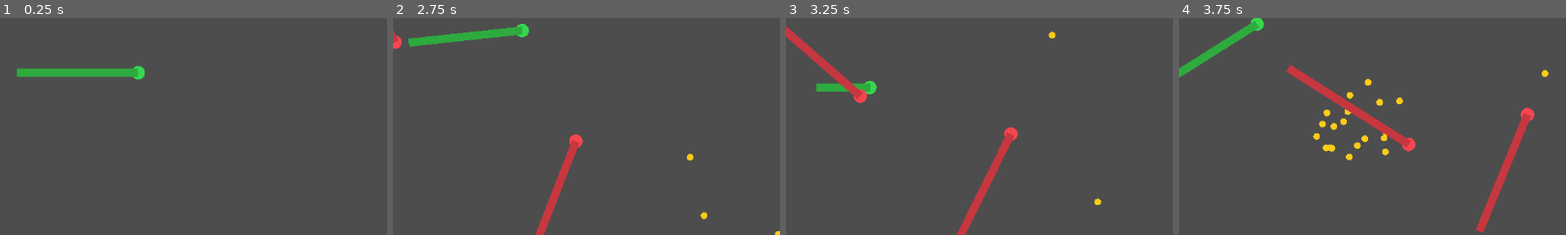
Above: before the commit, frames 1-4 (left to right).
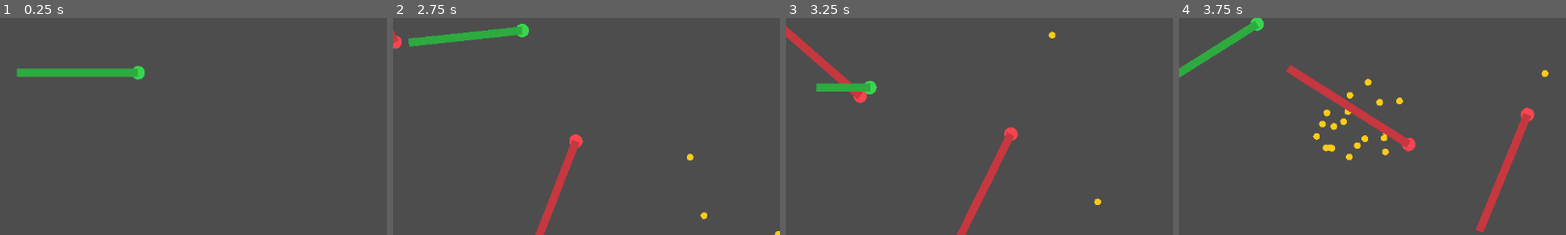
Above: after the commit, the same moments.

Repository: Jlu-waterbrother/snake_combat
Game: Godot game, scene res://scenes/main/main.tscn
Same seed, same stepped clock (60 frames per second), same inputs: the game is played once before the commit and once after it.
Inputs:
- Up to frame 1 (0.25 s): no input
- Up to frame 2 (2.75 s): tap Enter at 0.5 s; hold Shift (boost) 0.53-1.28 s; hold D (turn_right) 0.53-2.03 s; tap Shift (boost) at 1.35 s; hold A (turn_left) from 2.03 s (still down); hold Shift (boost) from 2.03 s (still down)
- Up to frame 3 (3.25 s): keep holding A (turn_left); release Shift (boost) at 2.78 s; tap Shift (boost) at 2.85 s
- Up to frame 4 (3.75 s): keep holding A (turn_left); hold Shift (boost) from 3.53 s (still down)
The pictures show only the part of the screen within x 36-86%, y 37-87%; the shares and areas given below are measured in that part.

Frames 1-2 are identical in both runs. In frame 3, 0.1% of the frame differs, in the area x 14-21%, y 29-35%; in frame 4, nothing differs.

Commit message:
feat: 实现难度曲线与生命节奏（Round 6）
- 增加动态难度等级与敌蛇数量联动
- 通过分数提升AI侵略与加速权重
- 引入玩家生命与重生/结束流程
- 提升镜头跟随速度以匹配后期节奏

Co-authored-by: Copilot <223556219+Copilot@users.noreply.github.com>

Diff:
--- a/resources/config/default_ai_config.tres
+++ b/resources/config/default_ai_config.tres
@@ -5,6 +5,9 @@
 [resource]
 script = ExtResource("1")
 enemy_count = 6
+max_enemy_count = 10
+score_per_difficulty_level = 20
+max_difficulty_level = 5
 vision_radius = 540.0
 aggression = 0.45
 boost_probability = 0.12
--- a/scripts/config/ai_config.gd
+++ b/scripts/config/ai_config.gd
@@ -2,6 +2,9 @@
 class_name AIConfig
 
 @export var enemy_count: int = 6
+@export var max_enemy_count: int = 10
+@export var score_per_difficulty_level: int = 20
+@export var max_difficulty_level: int = 5
 @export var vision_radius: float = 540.0
 @export var aggression: float = 0.45
 @export var boost_probability: float = 0.12
--- a/scripts/managers/snake_manager.gd
+++ b/scripts/managers/snake_manager.gd
@@ -32,6 +32,8 @@
 var _target_enemy_count: int = 0
 var _next_enemy_index: int = 1
 var _food_manager: Node2D
+var _aggression_scale: float = 1.0
+var _boost_scale: float = 1.0
 
 func _ready() -> void:
 	_rng.randomize()
@@ -59,9 +61,11 @@
 	return snake_id
 
 func spawn_enemy_snakes(count: int) -> void:
+	set_target_enemy_count(count)
+
+func set_target_enemy_count(count: int) -> void:
 	_target_enemy_count = max(count, 0)
-	while _enemy_ids.size() < _target_enemy_count:
-		_spawn_next_enemy()
+	_sync_enemy_count()
 
 func set_movement_config(config: Resource) -> void:
 	movement_config = config
@@ -78,6 +82,10 @@
 func set_world_radius(radius: float) -> void:
 	world_radius = max(radius, 200.0)
 
+func set_ai_difficulty_scalars(aggression_scale: float, boost_scale: float) -> void:
+	_aggression_scale = clamp(aggression_scale, 0.5, 2.0)
+	_boost_scale = clamp(boost_scale, 0.5, 2.0)
+
 func apply_food_gain(snake_id: StringName, amount: int) -> void:
 	if amount <= 0:
 		push_warning("Food gain amount must be positive.")
@@ -97,13 +105,14 @@
 		push_warning("Unknown snake_id for death event: %s" % snake_id)
 		return
 
+	var allow_mass_drop: bool = reason != &"despawned"
 	var was_enemy: bool = _enemy_ids.has(snake_id)
 	var drop_position: Vector2 = Vector2.ZERO
 	var drop_amount: int = 0
 	if _snake_nodes.has(snake_id):
 		var snake_node: Node2D = _snake_nodes[snake_id]
 		drop_position = snake_node.global_position
-		if snake_node.has_method("get_body_length"):
+		if allow_mass_drop and snake_node.has_method("get_body_length"):
 			var body_length_value: Variant = snake_node.call("get_body_length")
 			if body_length_value is float or body_length_value is int:
 				var growth_unit: float = max(growth_per_food, 1.0)
@@ -121,12 +130,12 @@
 		_enemy_targets.erase(snake_id)
 		_enemy_retarget_cooldown.erase(snake_id)
 
-	if drop_amount > 0:
+	if allow_mass_drop and drop_amount > 0:
 		snake_mass_dropped.emit(drop_position, drop_amount)
 
 	snake_died.emit(snake_id, reason)
 
-	if was_enemy and _enemy_ids.size() < _target_enemy_count:
+	if was_enemy and reason != &"despawned" and _enemy_ids.size() < _target_enemy_count:
 		_spawn_next_enemy()
 
 func has_snake(snake_id: StringName) -> bool:
@@ -157,6 +166,13 @@
 		if value is float or value is int:
 			return float(value)
 	return 0.0
+
+func _sync_enemy_count() -> void:
+	while _enemy_ids.size() < _target_enemy_count:
+		_spawn_next_enemy()
+	while _enemy_ids.size() > _target_enemy_count:
+		var enemy_id: StringName = _enemy_ids[_enemy_ids.size() - 1]
+		kill_snake(enemy_id, &"despawned")
 
 func _spawn_next_enemy() -> void:
 	var enemy_id: StringName = StringName("enemy_%d" % _next_enemy_index)
@@ -244,7 +260,7 @@
 			if nearest_value is Vector2:
 				nearest_food = nearest_value
 
-		var aggression: float = clamp(_ai_float("aggression", 0.45), 0.0, 1.0)
+		var aggression: float = clamp(_ai_float("aggression", 0.45) * _aggression_scale, 0.0, 1.0)
 		var should_chase: bool = false
 		if has_player and enemy_position.distance_to(player_position) <= vision_radius:
 			should_chase = _rng.randf() <= aggression
@@ -278,7 +294,7 @@
 
 	var turn_input: float = clamp(heading.cross(desired_direction) * 6.0, -1.0, 1.0)
 	var state: StringName = _enemy_states.get(enemy_id, STATE_PATROL)
-	var boost_probability: float = clamp(_ai_float("boost_probability", 0.12), 0.0, 1.0)
+	var boost_probability: float = clamp(_ai_float("boost_probability", 0.12) * _boost_scale, 0.0, 1.0)
 	var wants_boost: bool = false
 	if state == STATE_CHASE or state == STATE_AVOID:
 		wants_boost = _rng.randf() <= max(boost_probability, 0.25)
--- a/scripts/world/world.gd
+++ b/scripts/world/world.gd
@@ -6,18 +6,30 @@
 signal snake_spawned(snake_id: StringName)
 signal match_state_changed(state: StringName)
 signal enemy_state_changed(snake_id: StringName, state: StringName)
+signal lives_changed(remaining_lives: int)
+signal difficulty_changed(level: int, enemy_target: int)
 
 @export var movement_config: Resource
 @export var food_config: Resource
 @export var ai_config: Resource
 @export var camera_follow_lerp_speed: float = 8.0
 @export var world_radius: float = 2200.0
+@export var player_lives: int = 3
+@export var difficulty_tick_interval: float = 0.5
 
 @onready var snake_manager := $SnakeManager
 @onready var food_manager := $FoodManager
 @onready var camera_rig: Camera2D = $CameraRig
 
 var _camera_target_snake_id: StringName = &""
+var _remaining_lives: int = 0
+var _difficulty_level: int = 0
+var _difficulty_check_cooldown: float = 0.0
+var _base_enemy_count: int = 0
+var _max_enemy_count: int = 0
+var _score_per_level: int = 20
+var _max_difficulty_level: int = 5
+var _base_camera_follow_lerp_speed: float = 8.0
 
 func _ready() -> void:
 	snake_manager.snake_spawned.connect(_on_snake_spawned)
@@ -32,6 +44,19 @@
 	snake_manager.set_food_manager(food_manager)
 	snake_manager.set_world_radius(world_radius)
 
+	if ai_config != null:
+		_base_enemy_count = int(max(ai_config.enemy_count, 0))
+		_max_enemy_count = int(max(ai_config.max_enemy_count, _base_enemy_count))
+		_score_per_level = int(max(ai_config.score_per_difficulty_level, 1))
+		_max_difficulty_level = int(max(ai_config.max_difficulty_level, 0))
+	else:
+		_base_enemy_count = 4
+		_max_enemy_count = 8
+		_score_per_level = 20
+		_max_difficulty_level = 5
+
+	_base_camera_follow_lerp_speed = camera_follow_lerp_speed
+
 	if food_config != null:
 		food_manager.initial_food_count = food_config.initial_food_count
 		food_manager.spawn_radius = food_config.spawn_radius
@@ -41,6 +66,8 @@
 	food_manager.bootstrap_food()
 
 func _physics_process(delta: float) -> void:
+	_update_dynamic_difficulty(delta)
+
 	if _camera_target_snake_id == &"":
 		return
 	if not snake_manager.has_snake(_camera_target_snake_id):
@@ -51,22 +78,56 @@
 	camera_rig.global_position = camera_rig.global_position.lerp(target_position, follow_weight)
 
 func start_match() -> void:
+	_remaining_lives = max(player_lives, 1)
+	lives_changed.emit(_remaining_lives)
+
+	_difficulty_level = 0
+	_difficulty_check_cooldown = 0.0
+	snake_manager.set_target_enemy_count(_base_enemy_count)
+	snake_manager.set_ai_difficulty_scalars(1.0, 1.0)
+	difficulty_changed.emit(_difficulty_level, _base_enemy_count)
+
 	var player_snake_id: StringName = snake_manager.spawn_player_snake()
 	if player_snake_id == &"":
 		push_error("Failed to spawn player snake.")
+		_set_match_state(&"ended")
 		return
 
-	var enemy_count: int = 0
-	if ai_config != null:
-		enemy_count = int(max(ai_config.enemy_count, 0))
-	snake_manager.spawn_enemy_snakes(enemy_count)
-
+	snake_manager.spawn_enemy_snakes(_base_enemy_count)
 	_camera_target_snake_id = player_snake_id
 	_set_match_state(&"running")
 
 func stop_match() -> void:
 	_camera_target_snake_id = &""
 	_set_match_state(&"stopped")
+
+func _update_dynamic_difficulty(delta: float) -> void:
+	if _camera_target_snake_id == &"":
+		return
+	if not snake_manager.has_snake(_camera_target_snake_id):
+		return
+
+	_difficulty_check_cooldown -= delta
+	if _difficulty_check_cooldown > 0.0:
+		return
+	_difficulty_check_cooldown = max(difficulty_tick_interval, 0.1)
+
+	var player_score: int = snake_manager.get_score(_camera_target_snake_id)
+	var raw_level: int = int(player_score / max(_score_per_level, 1))
+	var new_level: int = clampi(raw_level, 0, _max_difficulty_level)
+	if new_level == _difficulty_level:
+		return
+
+	_difficulty_level = new_level
+	var target_enemy_count: int = clampi(_base_enemy_count + _difficulty_level, 0, _max_enemy_count)
+	snake_manager.set_target_enemy_count(target_enemy_count)
+
+	var normalized_level: float = 0.0
+	if _max_difficulty_level > 0:
+		normalized_level = float(_difficulty_level) / float(_max_difficulty_level)
+	snake_manager.set_ai_difficulty_scalars(1.0 + normalized_level * 0.6, 1.0 + normalized_level * 0.5)
+	camera_follow_lerp_speed = lerp(_base_camera_follow_lerp_speed, _base_camera_follow_lerp_speed + 3.0, normalized_level)
+	difficulty_changed.emit(_difficulty_level, target_enemy_count)
 
 func _on_food_eaten(snake_id: StringName, amount: int) -> void:
 	food_eaten.emit(snake_id, amount)
@@ -86,6 +147,11 @@
 
 	if snake_id == _camera_target_snake_id:
 		_camera_target_snake_id = &""
+		_remaining_lives = max(_remaining_lives - 1, 0)
+		lives_changed.emit(_remaining_lives)
+		if _remaining_lives <= 0:
+			_set_match_state(&"ended")
+			return
 		_set_match_state(&"respawning")
 		call_deferred("_respawn_player")
 
